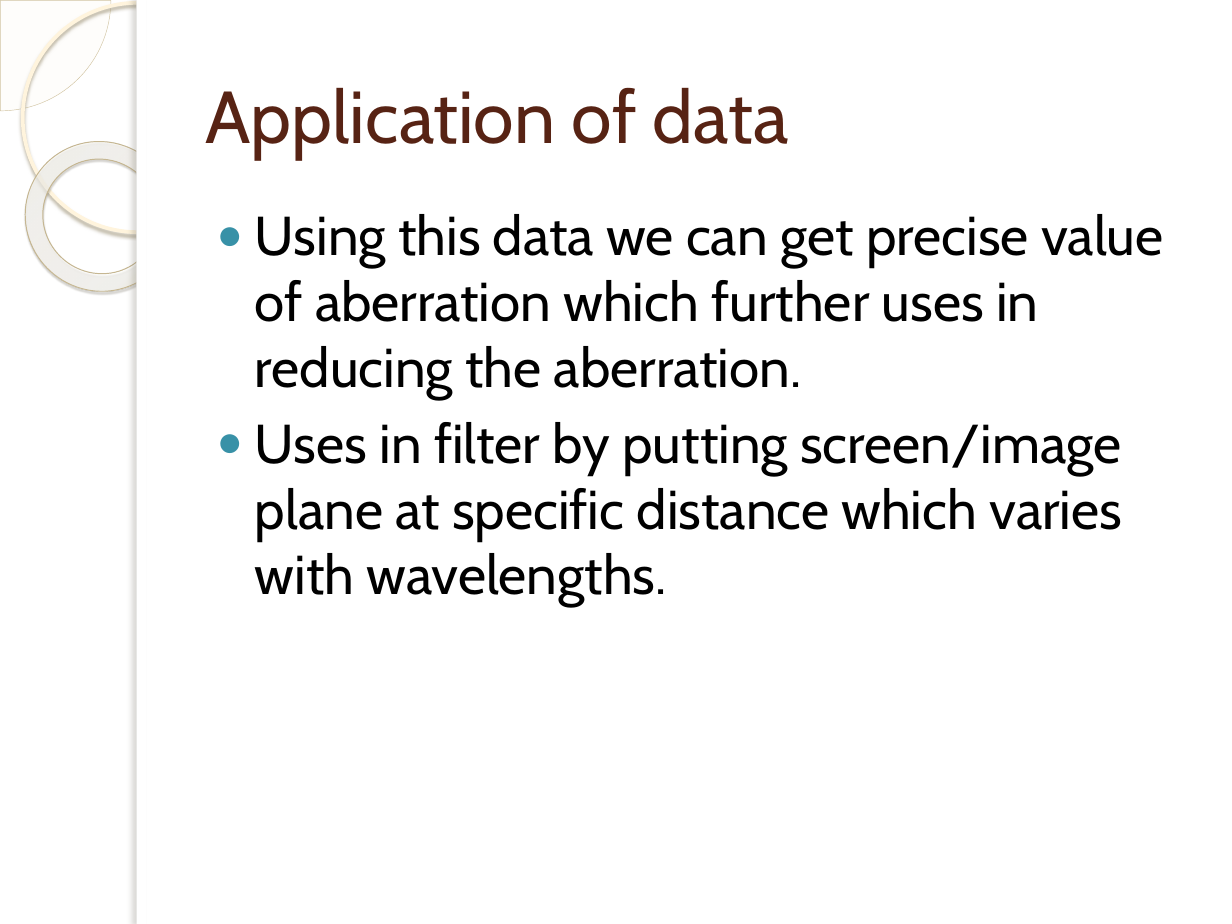
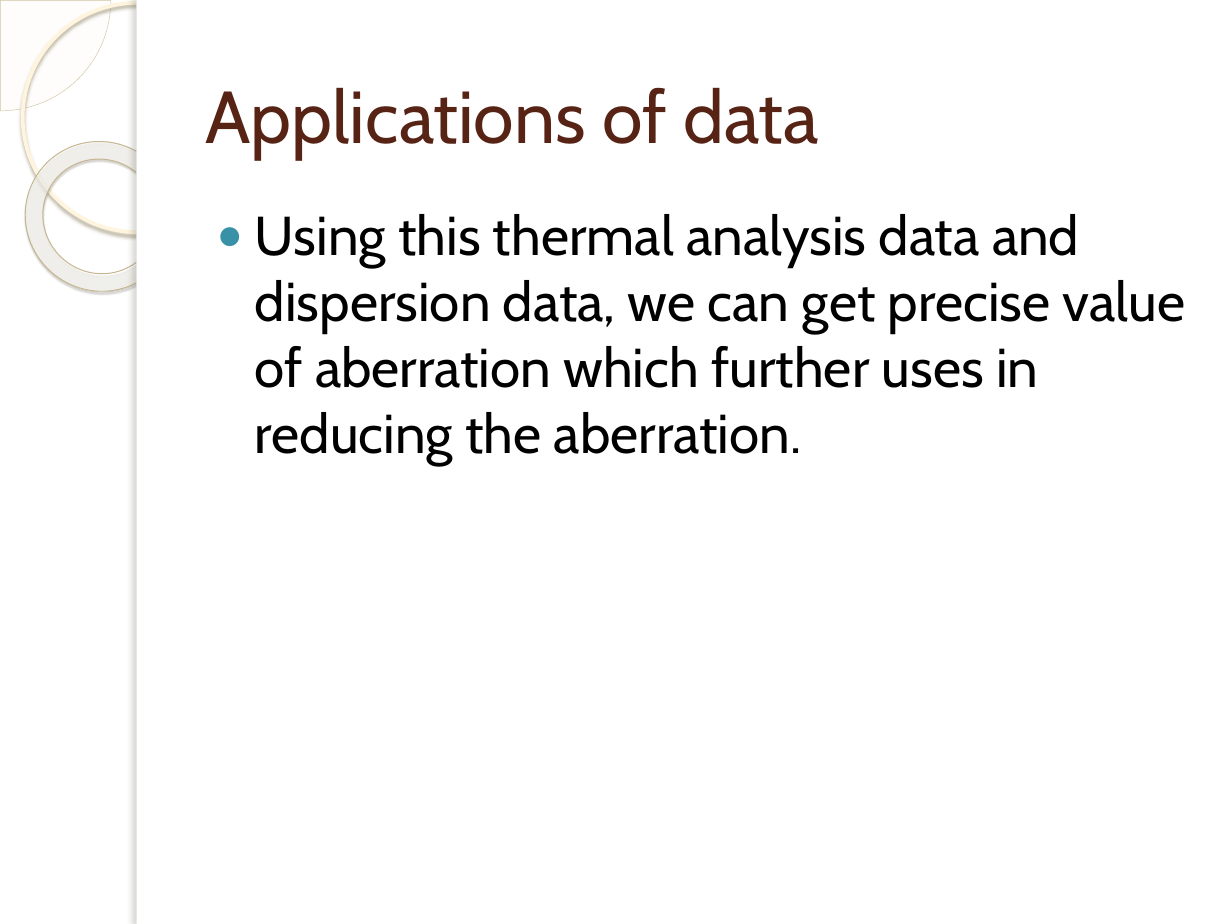
Before and after one commit to rid181198/optical-properties, a slide deck: slide 23 of Optical analysis of different glass types.pptx (slide 13 before the commit). Drawn at 1232x924 pixels with LibreOffice and Linux fonts; fonts in the diff are those of the drawing; background and template pictures are left out. Boxes give left, top, right and bottom in pixels: in the first picture for what was removed or moved away, otherwise in the second. Text is boxed around its words. In the diff, an @@ line names an element or a change of style, - is before the commit and + after.

Commit message:
Made final aberration file for different models

```diff
--- a/Optical analysis of different glass types.pptx
+++ b/Optical analysis of different glass types.pptx
@@ title at <box>206,87,818,159</box>: text changed @@
-Application of data
+Applications of data
@@ text at <box>255,214,1186,465</box>: text changed @@
-● Using this data we can get precise value of aberration which further uses in reducing the aberration.
-● Uses in filter by putting screen/image plane at specific distance which varies with wavelengths.
+● Using this thermal analysis data and dispersion data, we can get precise value of aberration which further uses in reducing the aberration.
```
Also in this commit, not shown: 10 other slides changed, 6 slides added, 1 slide removed, 6 other files.
